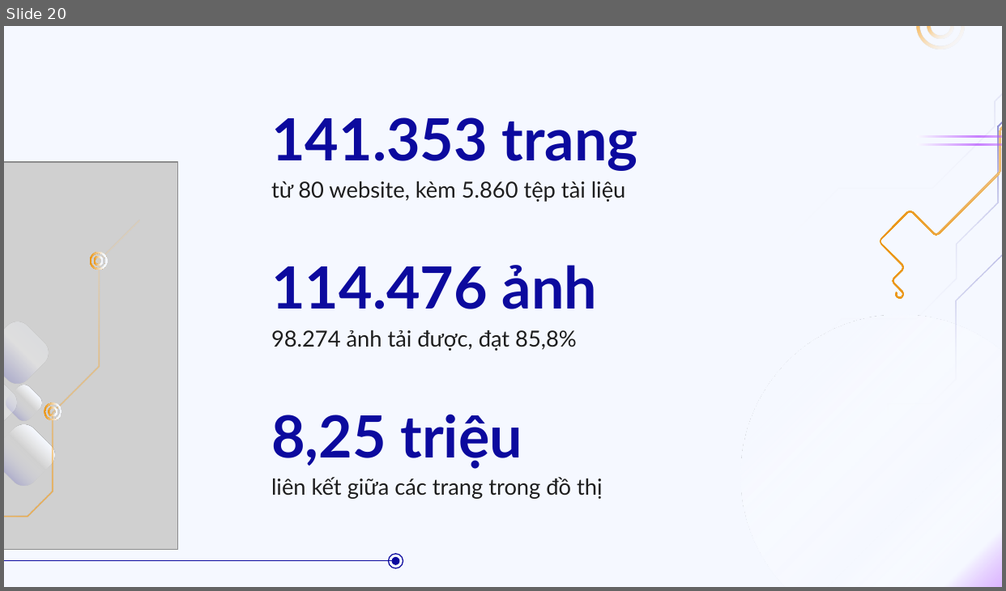
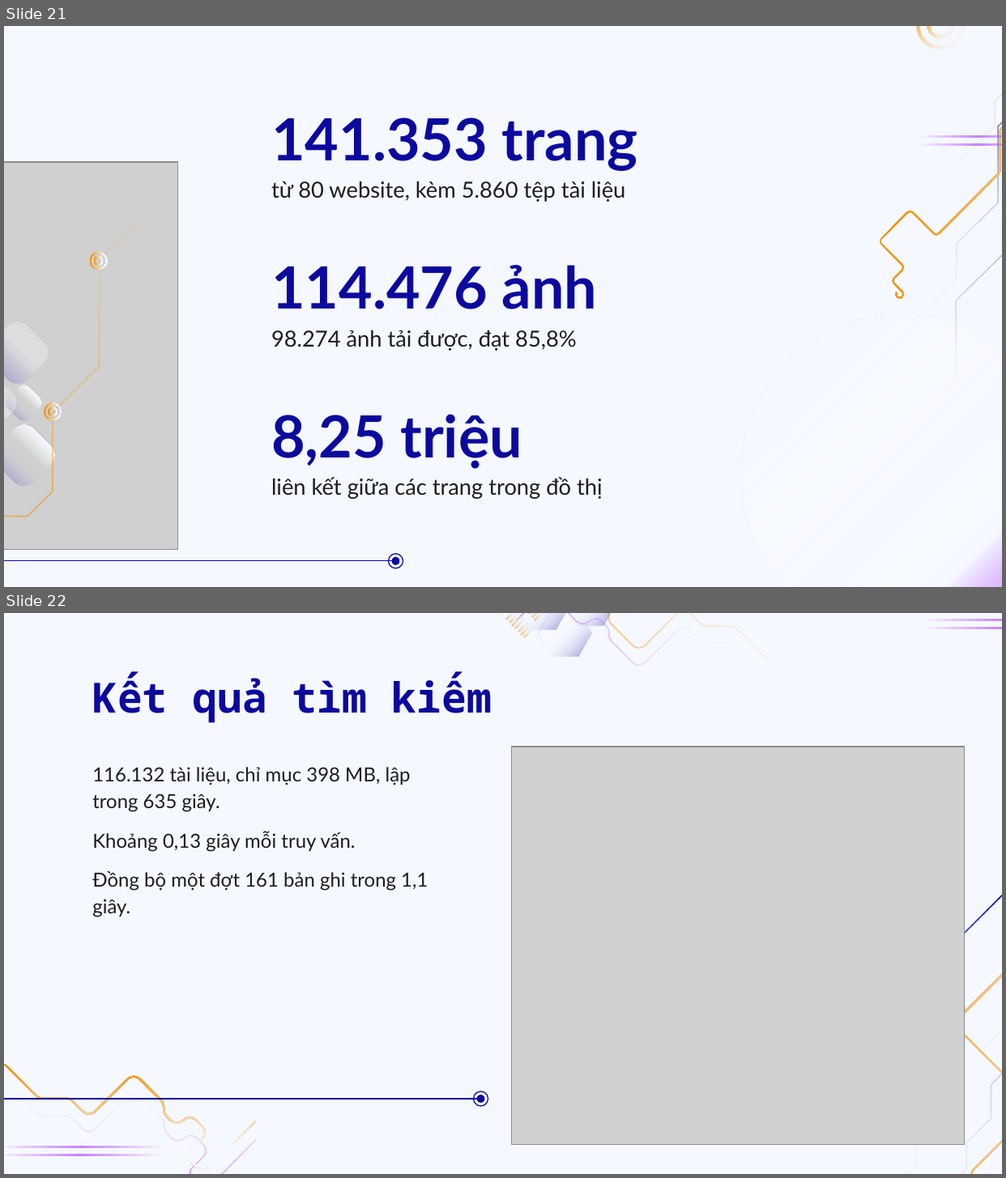
Before and after one commit to doanan293/WebCorpusPipeline, a slide deck: docs/presentation/BAT-thu-thap-boc-tach-tim-kiem.pptx. Shown one above the other, each under a label of ours: slide 20 before the commit, slides 21 and 22 after it. The pictures are 1006x591 and 1006x1178 pixels, drawn with LibreOffice and Linux fonts; fonts in the diff are those of the drawing; grey boxes stand for pictures; background and template pictures are left out. Boxes give left, top, right and bottom in pixels: in the first picture for what was removed or moved away, otherwise in the second. Text is boxed around its words. In the diff, an @@ line names an element or a change of style, - is before the commit and + after.

```diff
--- a/docs/presentation/BAT-thu-thap-boc-tach-tim-kiem.pptx
+++ b/docs/presentation/BAT-thu-thap-boc-tach-tim-kiem.pptx
@@ slide 22 added at box(4, 613, 1002, 1174), background #F5F8FF @@
@@ group added at box(506, 613, 1002, 677): 17 freeform shapes @@
@@ title added at box(92, 675, 492, 723), 30 pt, text #0C0A9E, bold @@
+Kết quả tìm kiếm
@@ picture added at box(512, 747, 965, 1145) @@
@@ subtitle added at box(92, 767, 428, 918), 14 pt, text #1D1D1D @@
+116.132 tài liệu, chỉ mục 398 MB, lập trong 635 giây.
+Khoảng 0,13 giây mỗi truy vấn.
+Đồng bộ một đợt 161 bản ghi trong 1,1 giây.
@@ group added at box(756, 764, 1002, 1174): 4 freeform shapes @@
@@ group added at box(4, 1063, 488, 1174): 2 freeform shapes, 2 ellipses, 1 line @@
@@ freeform shape added at box(4, 1147, 167, 1148), fill gradient #9900FF to #FFFFFF @@
@@ freeform shape added at box(4, 1156, 167, 1157), fill gradient #9900FF to #FFFFFF @@
@@ what was slide 20 is now slide 21 @@
```
Also in this commit, not shown: 7 slides changed, 1 other slide added, 1 slide removed, 18 other files.
